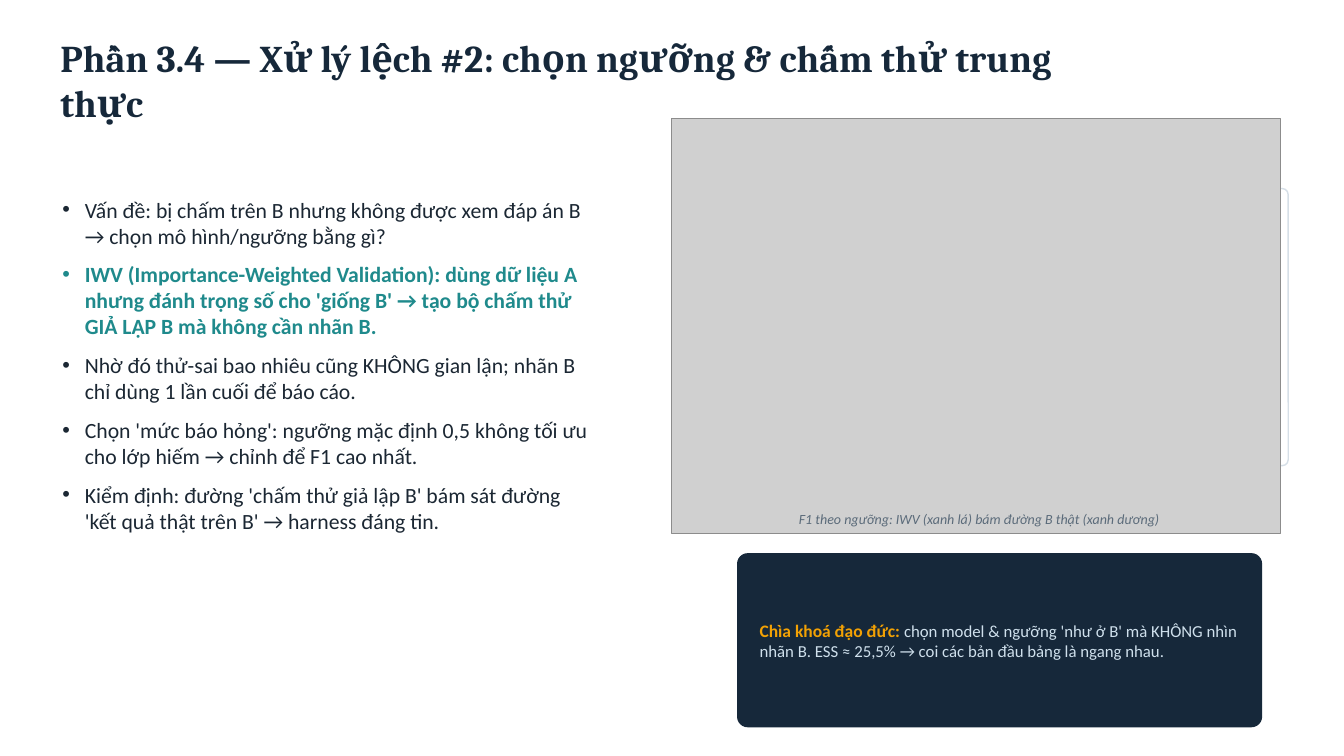
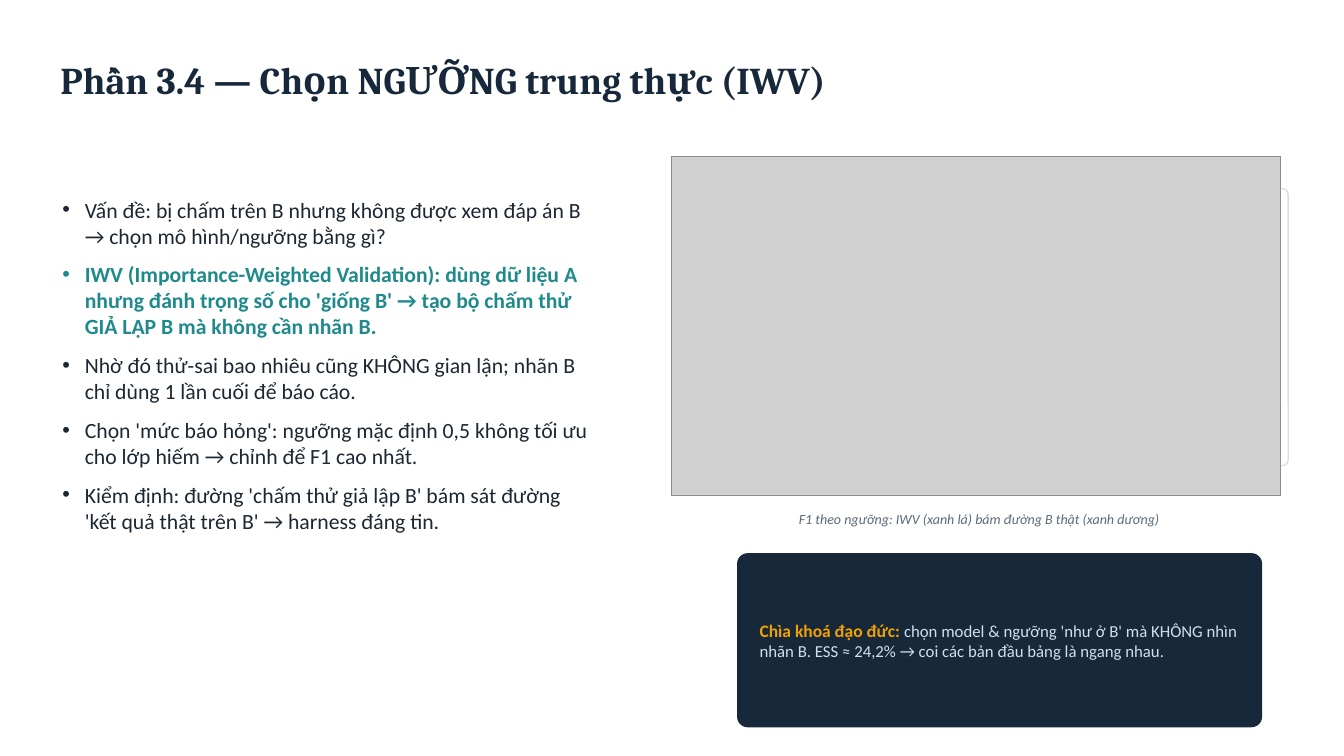
Before and after one commit to tuanhuu3264/MasterDegree_ML_GroupProject, a slide deck: slide 16 of bai_tap_cuoi_khoa/bao_cao/SLIDE_THUYET_TRINH_v6.pptx. Drawn at 1344x756 pixels with LibreOffice and Linux fonts; fonts in the diff are those of the drawing; grey boxes stand for pictures. Boxes give left, top, right and bottom in pixels: in the first picture for what was removed or moved away, otherwise in the second. Text is boxed around its words. In the diff, an @@ line names an element or a change of style, - is before the commit and + after.

```diff
--- a/bai_tap_cuoi_khoa/bao_cao/SLIDE_THUYET_TRINH_v6.pptx
+++ b/bai_tap_cuoi_khoa/bao_cao/SLIDE_THUYET_TRINH_v6.pptx
@@ text at [85,68,307,282]: text changed @@
-Phần 3.4 — Xử lý lệch #2: chọn ngưỡng & chấm thử trung thực
+Phần 3.4 — Chọn NGƯỠNG trung thực (IWV)
@@ picture: place and size @@
-picture at [673,119,1280,533]
+picture at [673,157,1280,496]
@@ text at [760,623,1237,660]: text changed @@
-Chìa khoá đạo đức: chọn model & ngưỡng 'như ở B' mà KHÔNG nhìn nhãn B. ESS ≈ 25,5% → coi các bản đầu bảng là ngang nhau.
+Chìa khoá đạo đức: chọn model & ngưỡng 'như ở B' mà KHÔNG nhìn nhãn B. ESS ≈ 24,2% → coi các bản đầu bảng là ngang nhau.
```
Also in this commit, not shown: 14 other slides changed, 22 other files.
